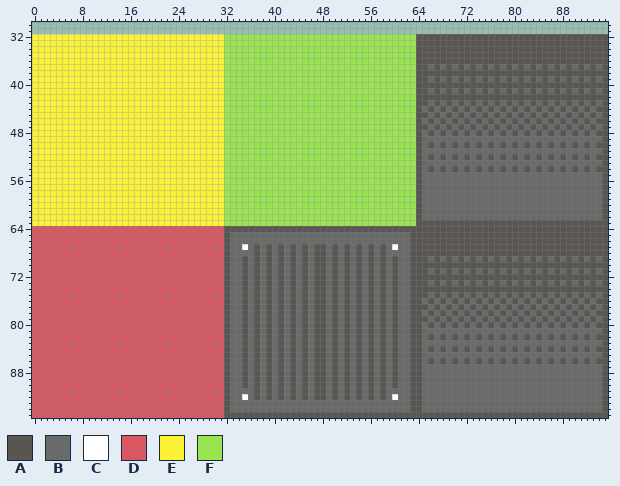
Pixel-art file -- Assets/AnimationImporter-master/tiles/tile_grill.ase. The picture above was drawn from the file before the commit.
96x96 pixels, 1 frame. Shown: x 0..95, y 30..95.
Palette (. is transparent): A #595652  B #696a6a  C #ffffff  D #d95763  E #fbf236  F #99e550
The result:
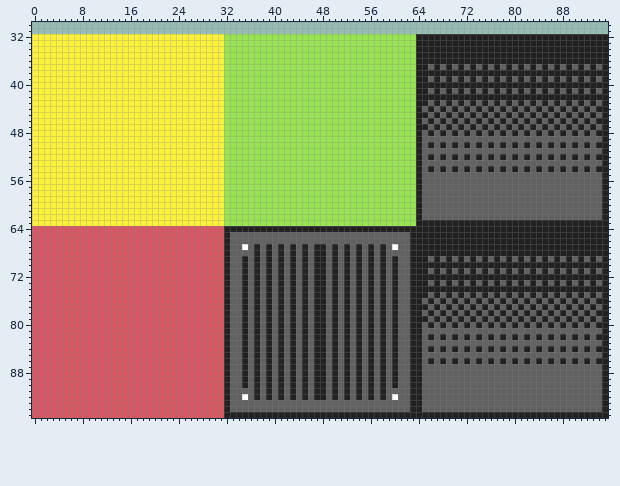
The edit:
{"colour":"A","old":"#595652","new":"#212121"}
{"colour":"B","old":"#696a6a","new":"#616161"}
{"label":"changed","picture_box":[224,34,608,418]}
